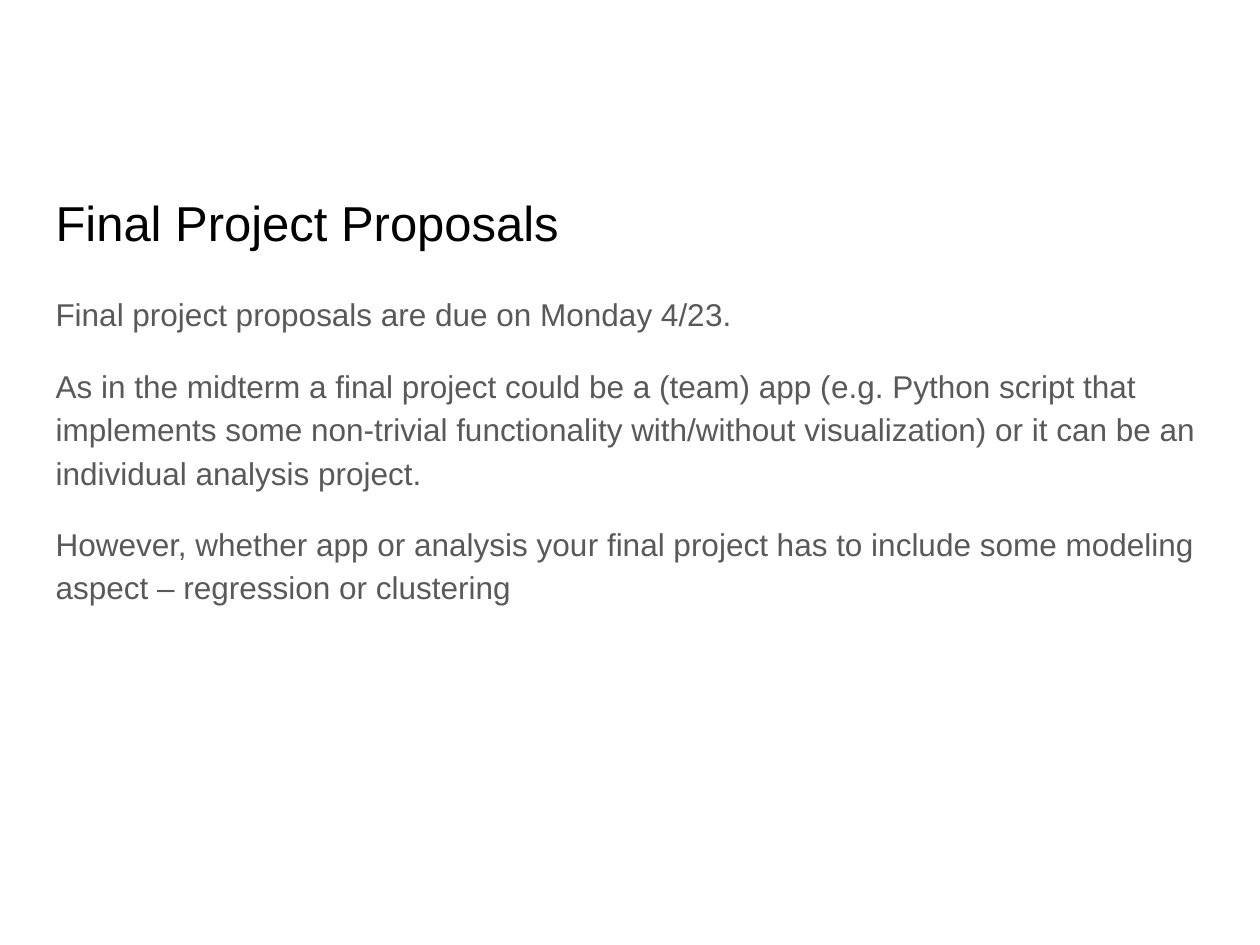
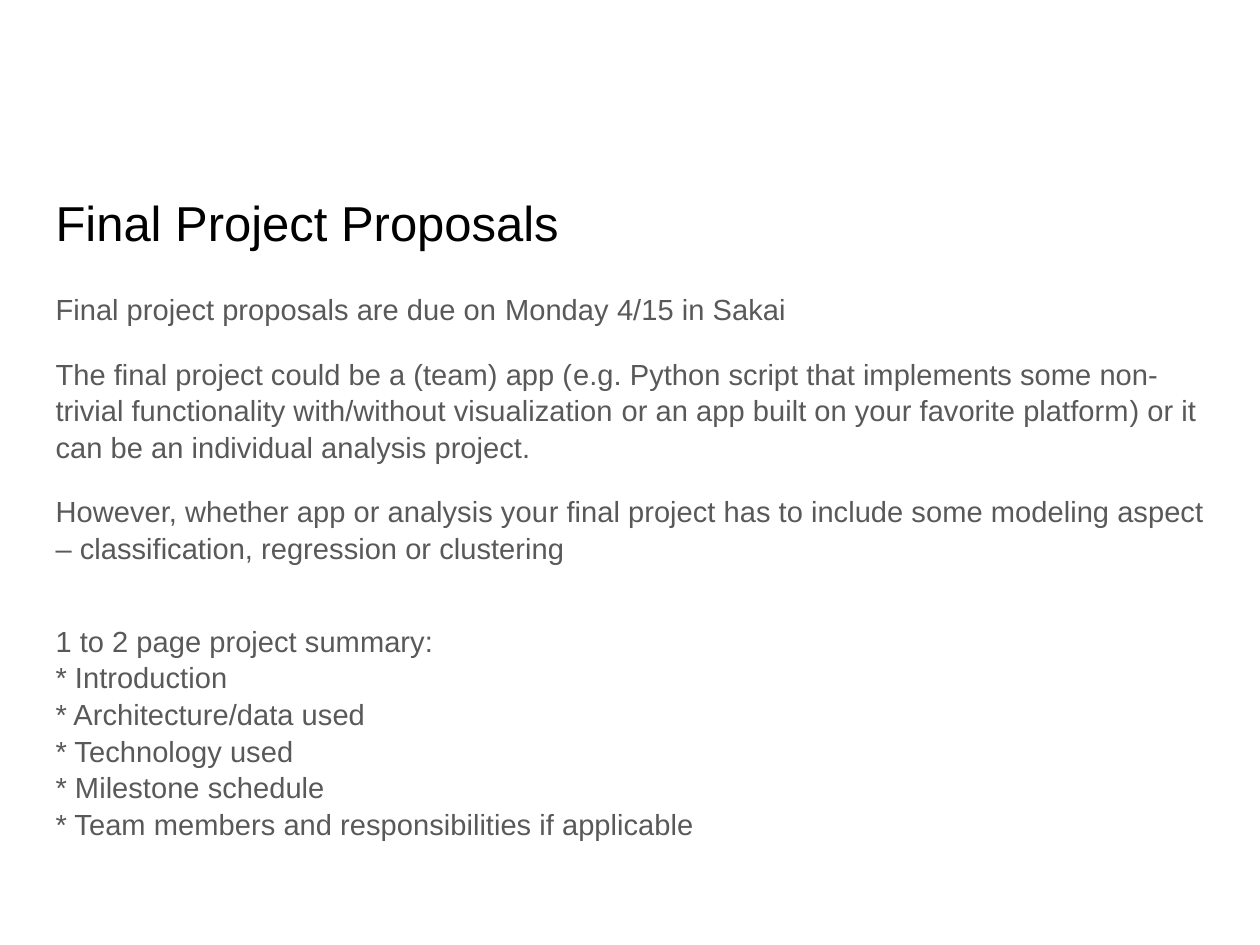
Before and after one commit to lutzhamel/CSC310, a slide deck: slide 20 of 17-unsupervised-learning.pptx (slide 21 before the commit). Drawn at 1260x945 pixels with LibreOffice and Linux fonts; fonts in the diff are those of the drawing. Boxes give left, top, right and bottom in pixels: in the first picture for what was removed or moved away, otherwise in the second. Text is boxed around its words. In the diff, an @@ line names an element or a change of style, - is before the commit and + after.

```diff
--- a/17-unsupervised-learning.pptx
+++ b/17-unsupervised-learning.pptx
@@ text at bbox=[56, 299, 1203, 840]: text changed; size 18 to 16.6 pt @@
-Final project proposals are due on Monday 4/23.
-As in the midterm a final project could be a (team) app (e.g. Python script that implements some non-trivial functionality with/without visualization) or it can be an individual analysis project.
-However, whether app or analysis your final project has to include some modeling aspect – regression or clustering
+Final project proposals are due on Monday 4/15 in Sakai
+The final project could be a (team) app (e.g. Python script that implements some non-trivial functionality with/without visualization or an app built on your favorite platform) or it can be an individual analysis project.
+However, whether app or analysis your final project has to include some modeling aspect – classification, regression or clustering
+1 to 2 page project summary:
+* Introduction
+* Architecture/data used
+* Technology used
+* Milestone schedule
+* Team members and responsibilities if applicable
```
Also in this commit, not shown: 1 slide removed, 1 other file.
